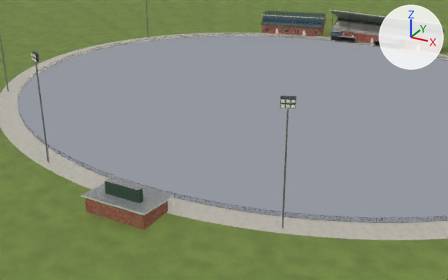
A saved change to the Blender file .claude/review/suburban_ovals/model/oval_t3_minor.blend.
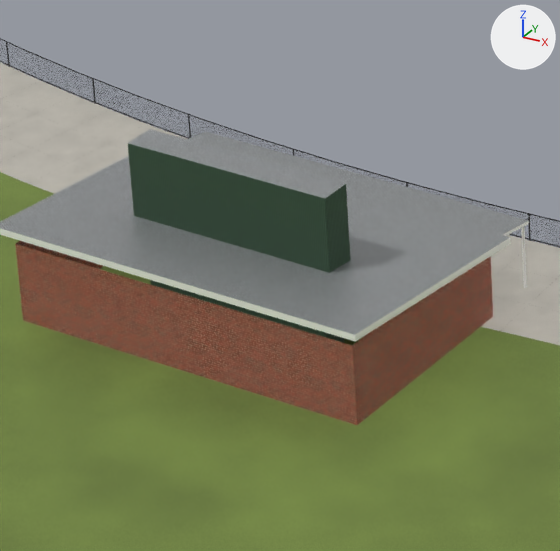
Each version appears first from a camera (50 mm lens) standing at (68.2, -161.4, 62.2) and looking at (15.1, -64.9, 13.9), and next in a close-up on the part from 18% to 40% of the width and 56% to 90% of the height. Every picture has the same lights, and +X, +Y and +Z are marked at upper right. The first two pictures are the older version.

The first close-up shows 'buildings', 'fence', 'fence_posts', 'ground', 'scoreboard'.
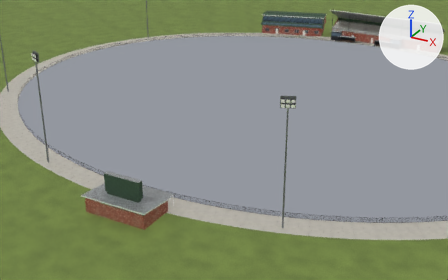
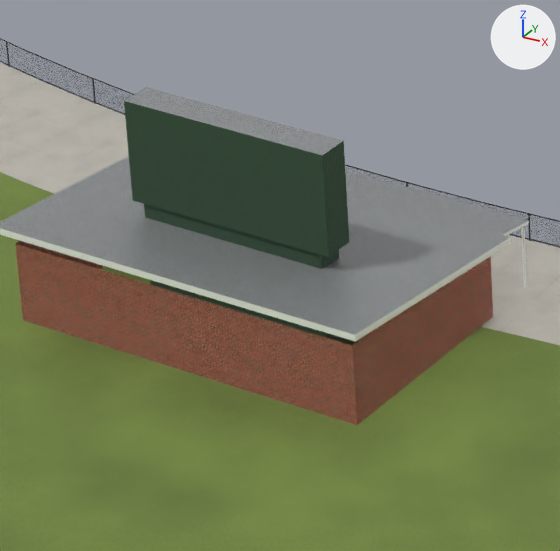
Changed parts and their boxes (x1, y1, x2, y2) in the close-ups (560 x 551 px; the box of a moved part takes in the faces that stretch with it):
'scoreboard', reshaped (20% taller)
    before: (128, 129, 351, 343)
    after: (124, 87, 350, 343)
part 1 of me_scoreboard, moved or reshaped
    before: (128, 143, 329, 273)
    after: (124, 101, 328, 257)
part 2 of me_scoreboard, moved or reshaped
    before: (325, 184, 351, 273)
    after: (322, 141, 350, 257)
part 3 of me_scoreboard, moved or reshaped
    before: (129, 129, 346, 198)
    after: (125, 87, 343, 155)
part 4 of me_scoreboard, moved or reshaped (mostly hidden before)
    before: (150, 280, 344, 343)
    after: (144, 204, 344, 343)

The edits, one by one:
me_scoreboard is used by ob_scoreboard; location (0.0, 0.0, 0.0).
me_scoreboard had 136 vertices, 34 faces and spanned x -4.1..4.1, y -78.2..-77.0, z 0.0..6.3.
me_scoreboard now has 136 vertices, 34 faces and spans x -4.1..4.1, y -78.2..-77.0, z 0.0..7.9.
me_scoreboard part 1: the loose piece of 4 vertices spanning x -4.1..4.1, y -78.2, z 2.5..6.3 is moved by (0.0, 0.0, 1.6).
me_scoreboard part 2: the loose piece of 4 vertices spanning x 4.1, y -78.2..-77.01, z 2.5..6.3 is moved by (0.0, 0.0, 1.6).
me_scoreboard part 3: the loose piece of 4 vertices spanning x -4.1..4.1, y -78.2..-77.01, z 6.3 is moved by (0.0, 0.0, 1.6).
me_scoreboard part 4: all 56 vertices in x -3.7..3.7, y -78.1..-77.1, z 2.5..2.6 are moved by (0.0, 0.0, 1.6).
Other edits to the shape of me_scoreboard do not show in these pictures.
